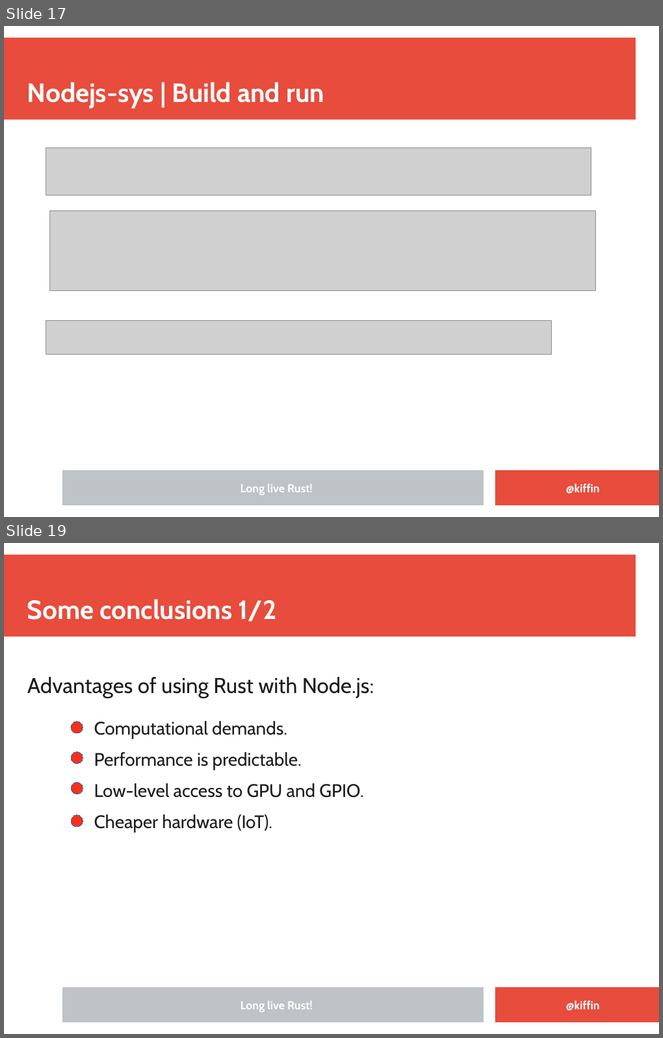
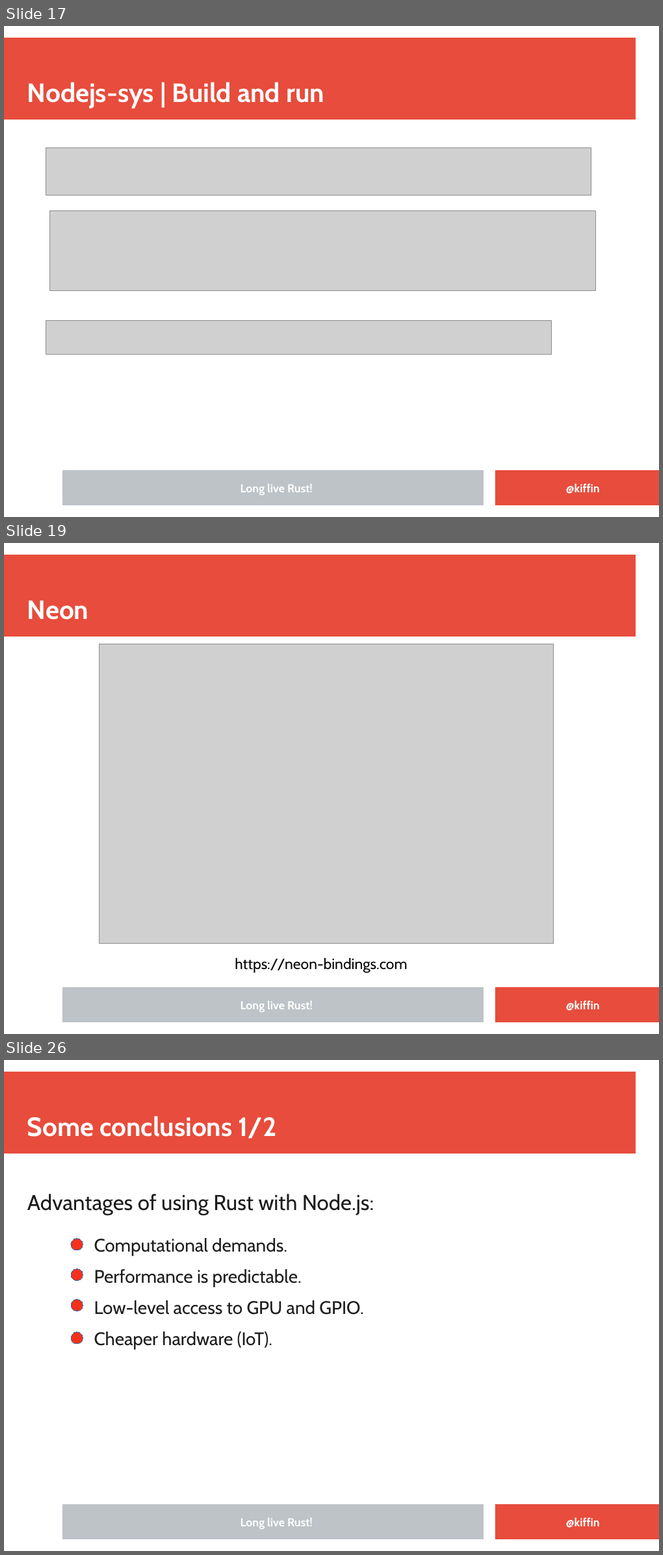
Before and after one commit to kgish/rust-node-addon-template, a slide deck: documents/Embedding-Rust-in-NodeJS-applications.odp. Shown one above the other, each under a label of ours: slides 17 and 19 before the commit, slides 17, 19 and 26 after it; the slides between them are not shown. The pictures are 663x1038 and 663x1555 pixels, drawn with LibreOffice and Linux fonts; fonts in the diff are those of the drawing; grey boxes stand for pictures; background and template pictures are left out. Boxes give left, top, right and bottom in pixels: in the first picture for what was removed or moved away, otherwise in the second. Text is boxed around its words. In the diff, an @@ line names an element or a change of style, - is before the commit and + after.

```diff
--- a/documents/Embedding-Rust-in-NodeJS-applications.odp
+++ b/documents/Embedding-Rust-in-NodeJS-applications.odp
@@ slide 19 added at [4, 543, 659, 1034], background #FFFFFF; not listed: 3 template elements that a slide beside it also shows @@
@@ title added at [27, 600, 88, 620], 32 pt, text #FFFFFF, bold @@
+Neon
@@ picture added at [99, 644, 554, 944] @@
@@ rectangle added at [46, 717, 289, 722], fill #FFFFFF, outline #FFFFFF 0 pt @@
@@ text added at [235, 958, 407, 973], 18 pt, text #000000 @@
+https://neon-bindings.com
@@ text added at [241, 1001, 313, 1012], 14 pt, text #FFFFFF, bold @@
+Long live Rust!
@@ text added at [566, 1001, 600, 1011], 14 pt, text #FFFFFF, bold @@
+@kiffin
@@ what was slide 19 is now slide 26 @@
```
Also in this commit, not shown: 3 slides changed, 6 other slides added, 2 other files.
